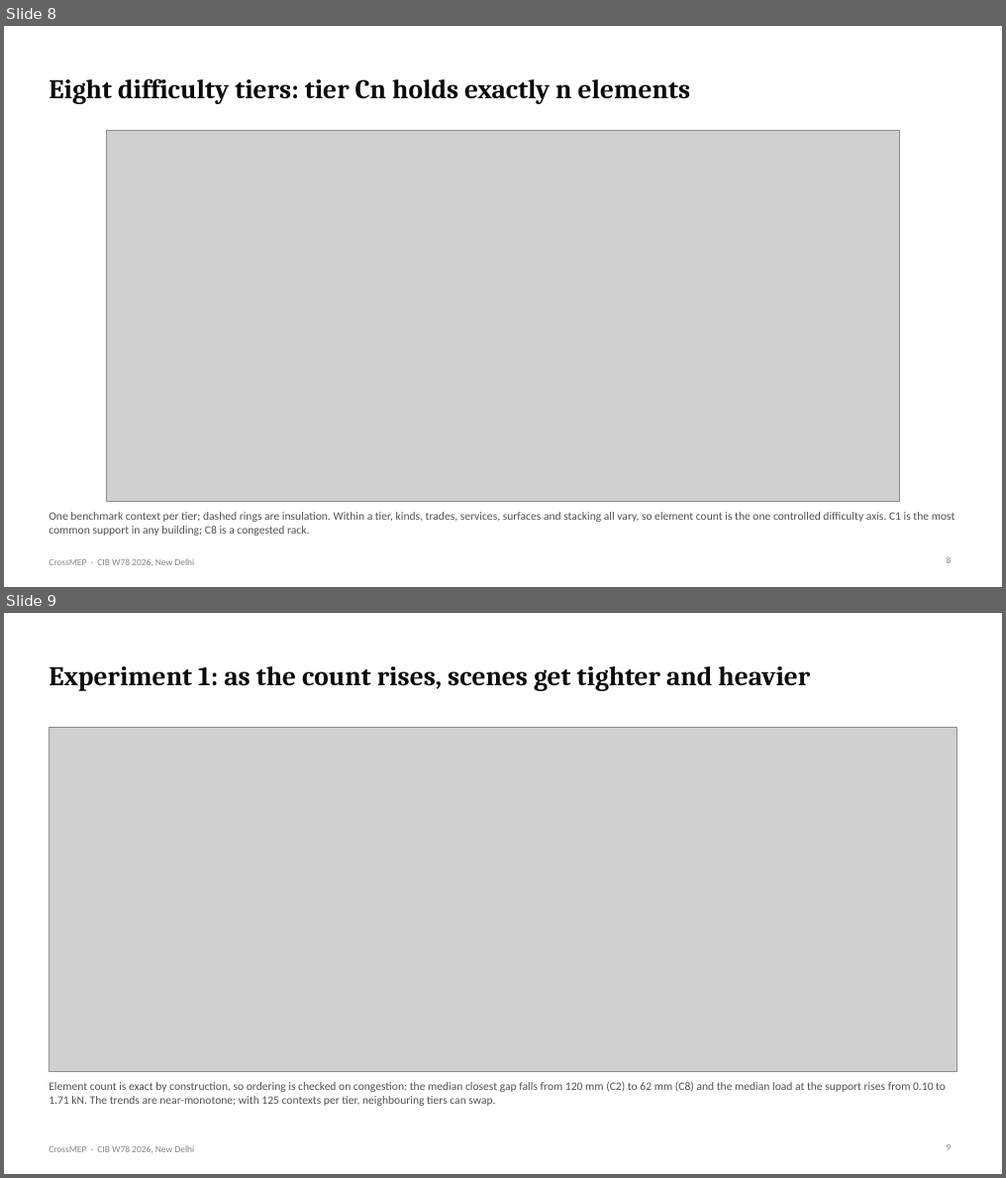
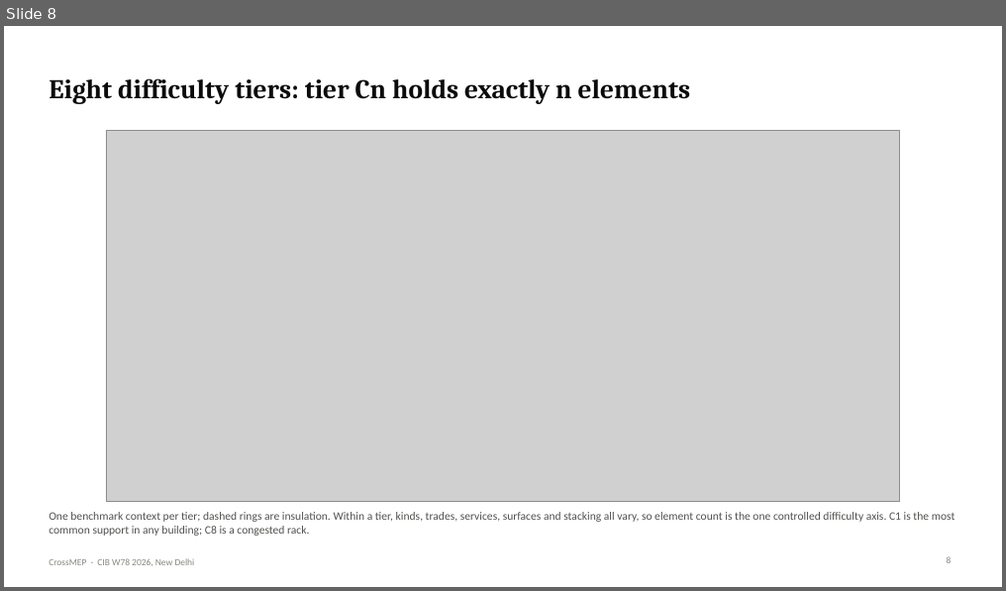
Before and after one commit to lavinia-ped/CrossMEP_Dataset, a slide deck: docs/CrossMEP_CIBW78_talk.pptx. Shown one above the other, each under a label of ours: slides 8 and 9 before the commit, slide 8 after it. The pictures are 1006x1178 and 1006x591 pixels, drawn with LibreOffice and Linux fonts; fonts in the diff are those of the drawing; grey boxes stand for pictures. Boxes give left, top, right and bottom in pixels: in the first picture for what was removed or moved away, otherwise in the second. Text is boxed around its words. In the diff, an @@ line names an element or a change of style, - is before the commit and + after.

```diff
--- a/docs/CrossMEP_CIBW78_talk.pptx
+++ b/docs/CrossMEP_CIBW78_talk.pptx
@@ slide 9 removed at [4, 613, 1002, 1174], background #FFFFFF; not listed: 1 template element that a slide beside it also shows @@
@@ title removed at [49, 666, 810, 691] @@
-Experiment 1: as the count rises, scenes get tighter and heavier
@@ picture removed at [49, 727, 957, 1072] @@
@@ text removed at [49, 1082, 945, 1106] @@
-Element count is exact by construction, so ordering is checked on congestion: the median closest gap falls from 120 mm (C2) to 62 mm (C8) and the median load at the support rises from 0.10 to 1.71 kN. The trends are near-monotone; with 125 contexts per tier, neighbouring tiers can swap.
@@ page number removed at [946, 1145, 951, 1151] @@
-9
```
Also in this commit, not shown: 4 slides changed, 3 slides added, 1 other slide removed, 32 other files.
